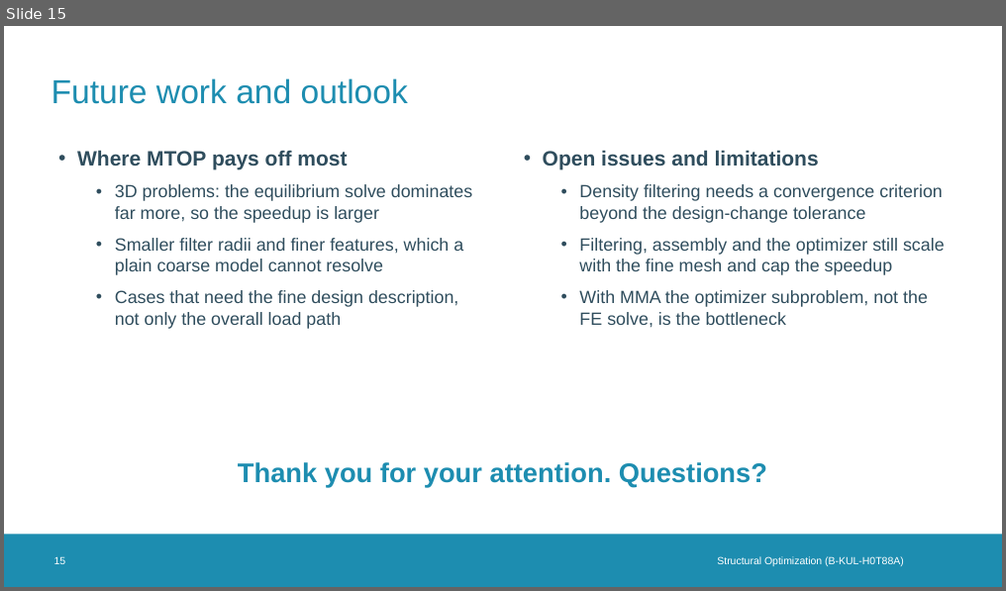
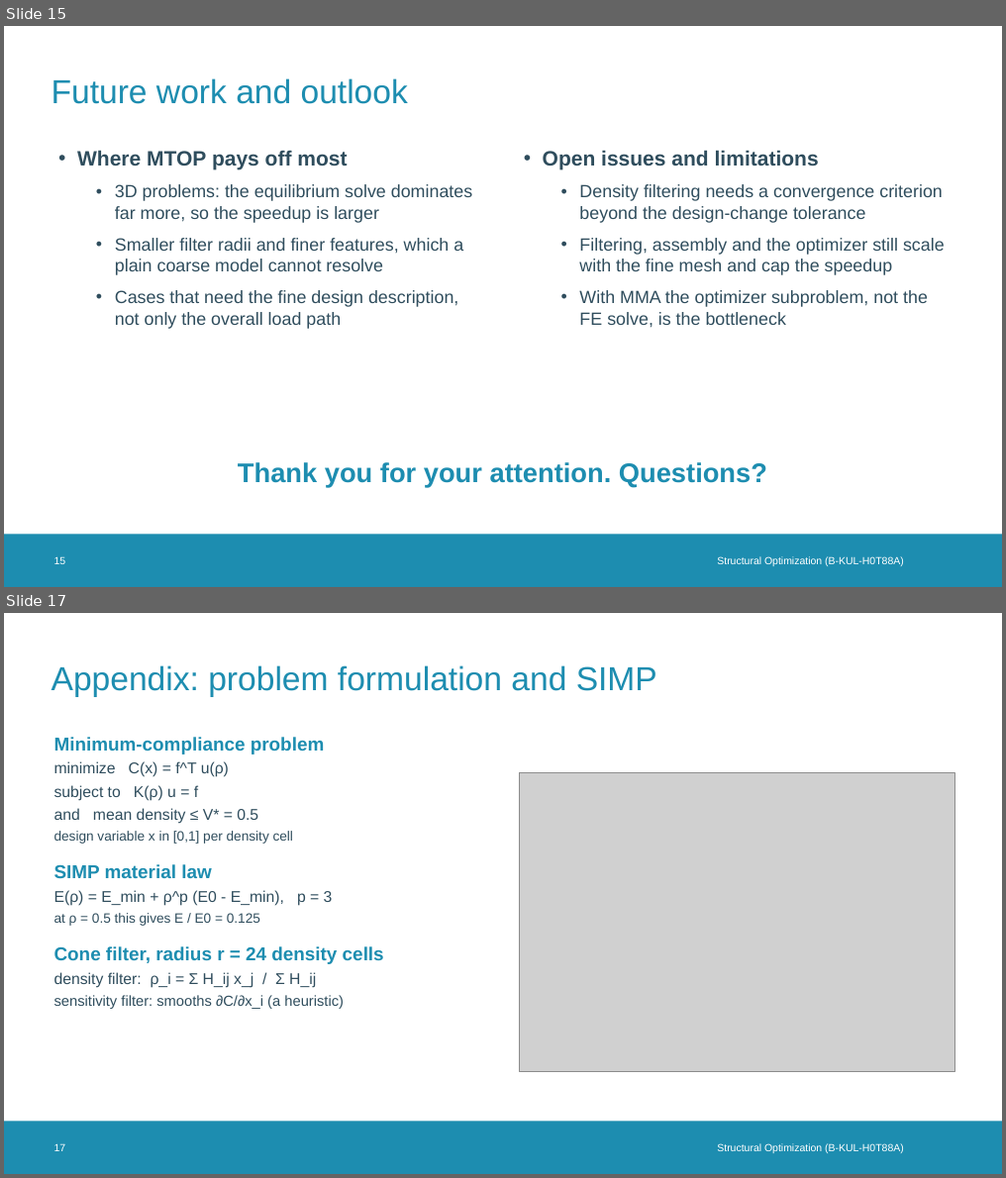
Before and after one commit to maAuSe/Structural-Optimization-LUKASTIEBERT, a slide deck: MTOP_presentation.pptx. Shown one above the other, each under a label of ours: slide 15 before the commit, slides 15 and 17 after it; the slides between them are not shown. The pictures are 1006x591 and 1006x1178 pixels, drawn with LibreOffice and Linux fonts; fonts in the diff are those of the drawing; grey boxes stand for pictures; background and template pictures are left out. Boxes give left, top, right and bottom in pixels: in the first picture for what was removed or moved away, otherwise in the second. Text is boxed around its words. In the diff, an @@ line names an element or a change of style, - is before the commit and + after.

```diff
--- a/MTOP_presentation.pptx
+++ b/MTOP_presentation.pptx
@@ slide 17 added at bbox=[4, 613, 1002, 1174], background #FFFFFF; not listed: 1 template element that a slide beside it also shows @@
@@ title added at bbox=[52, 665, 657, 697], 32 pt, text #1D8DB0 @@
+Appendix: problem formulation and SIMP
@@ text added at bbox=[54, 737, 384, 1009], 15 pt, text #2F4D5D @@
+Minimum-compliance problem
+minimize C(x) = f^T u(ρ)
+subject to K(ρ) u = f
+and mean density ≤ V* = 0.5
+design variable x in [0,1] per density cell
+SIMP material law
+E(ρ) = E_min + ρ^p (E0 - E_min), p = 3
+at ρ = 0.5 this gives E / E0 = 0.125
+Cone filter, radius r = 24 density cells
+density filter: ρ_i = Σ H_ij x_j / Σ H_ij
+sensitivity filter: smooths ∂C/∂x_i (a heuristic)
@@ picture added at bbox=[520, 773, 954, 1072] @@
@@ text added at bbox=[54, 1144, 66, 1152], 10 pt, text #FFFFFF @@
+17
@@ text added at bbox=[717, 1144, 904, 1154], 10 pt, text #FFFFFF @@
+Structural Optimization (B-KUL-H0T88A)
```
Also in this commit, not shown: 7 other slides added, 1 other file.
